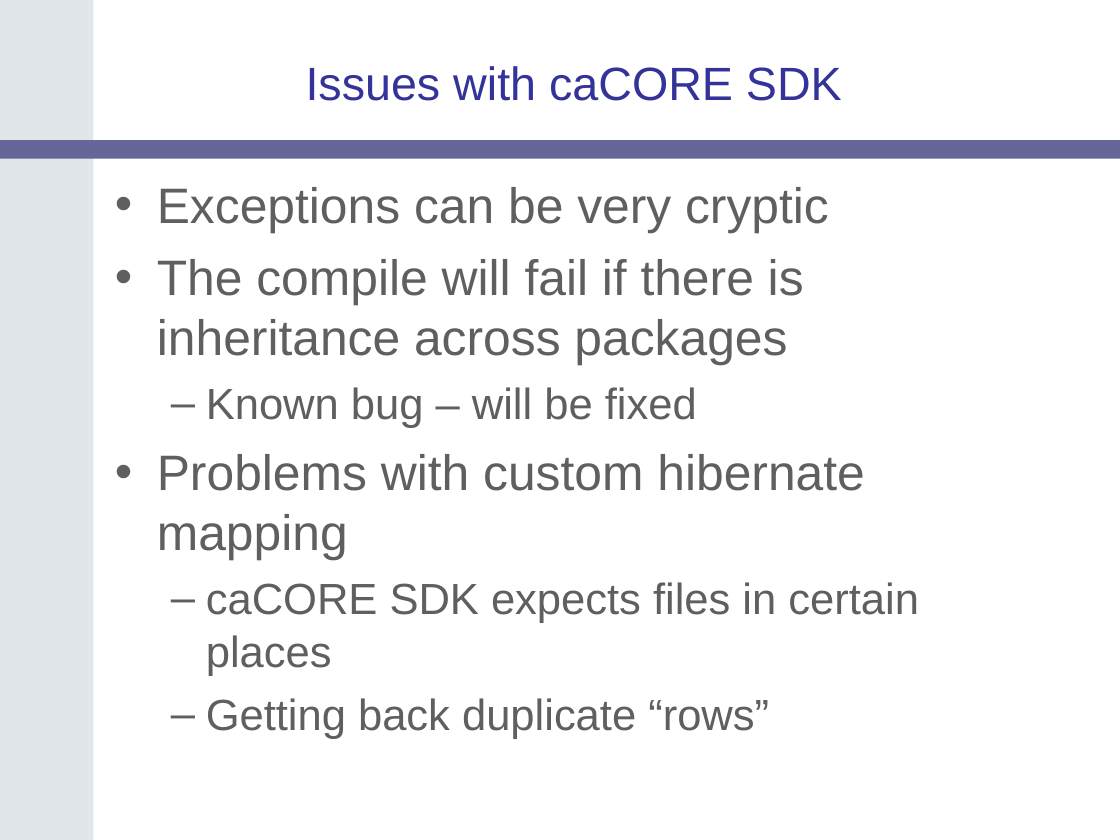
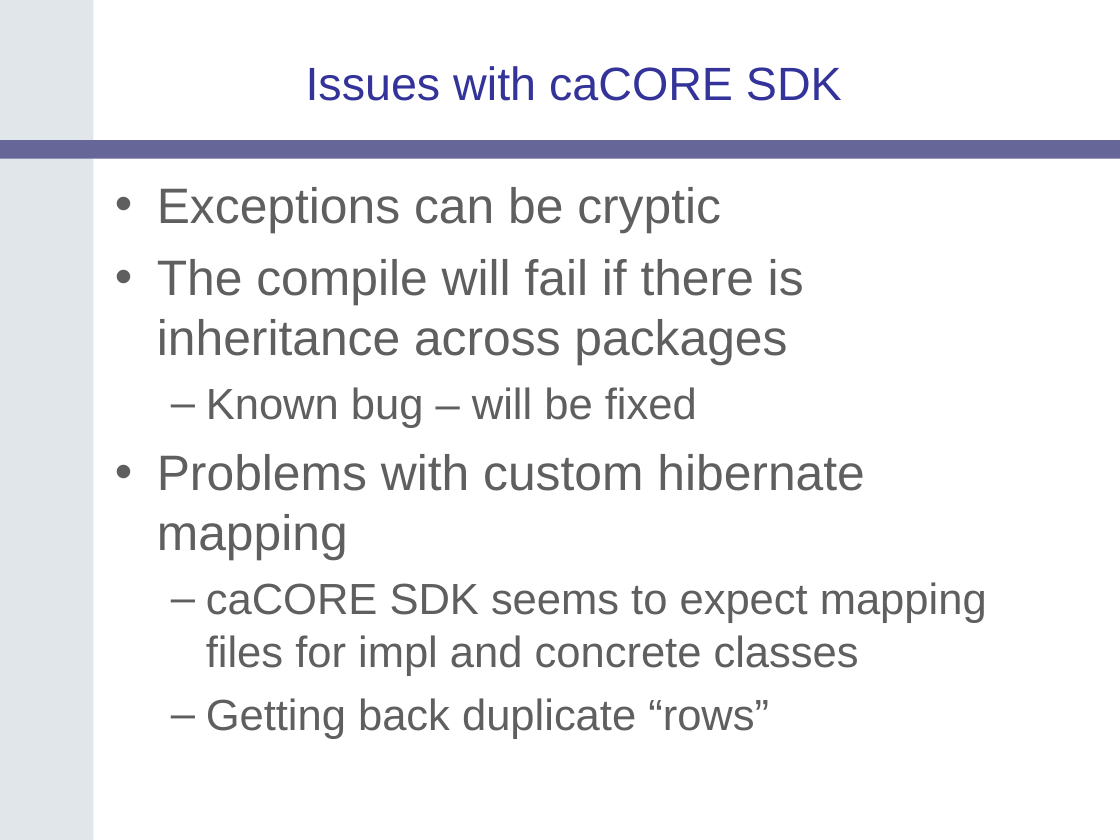
Before and after one commit to NCIP/catrip, a slide deck: slide 14 of catrip/documentation/presentations/catrip_alpha_demo_2006_08_11/catrip_alpha_demo_2006_08_11.ppt (slide 11 before the commit). Drawn at 1120x840 pixels with LibreOffice and Linux fonts; fonts in the diff are those of the drawing; background and template pictures are left out. Boxes give left, top, right and bottom in pixels: in the first picture for what was removed or moved away, otherwise in the second. Text is boxed around its words. In the diff, an @@ line names an element or a change of style, - is before the commit and + after.

```diff
--- a/catrip/documentation/presentations/catrip_alpha_demo_2006_08_11/catrip_alpha_demo_2006_08_11.ppt
+++ b/catrip/documentation/presentations/catrip_alpha_demo_2006_08_11/catrip_alpha_demo_2006_08_11.ppt
@@ text at <box>157,187,721,233</box>: text changed @@
-• Exceptions can be very cryptic
+• Exceptions can be cryptic
@@ text at <box>206,582,987,676</box>: text changed @@
-  – caCORE SDK expects files in certain places
+  – caCORE SDK seems to expect mapping files for impl and concrete classes
```
Also in this commit, not shown: 8 other slides changed, 4 slides added, 2 slides removed.
